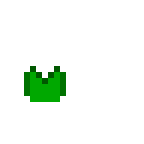
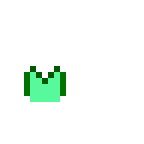
Comparing the layer stacks of the two 144 × 144 images. Changes:
painted on "Background" over [30, 72, 60, 102]
